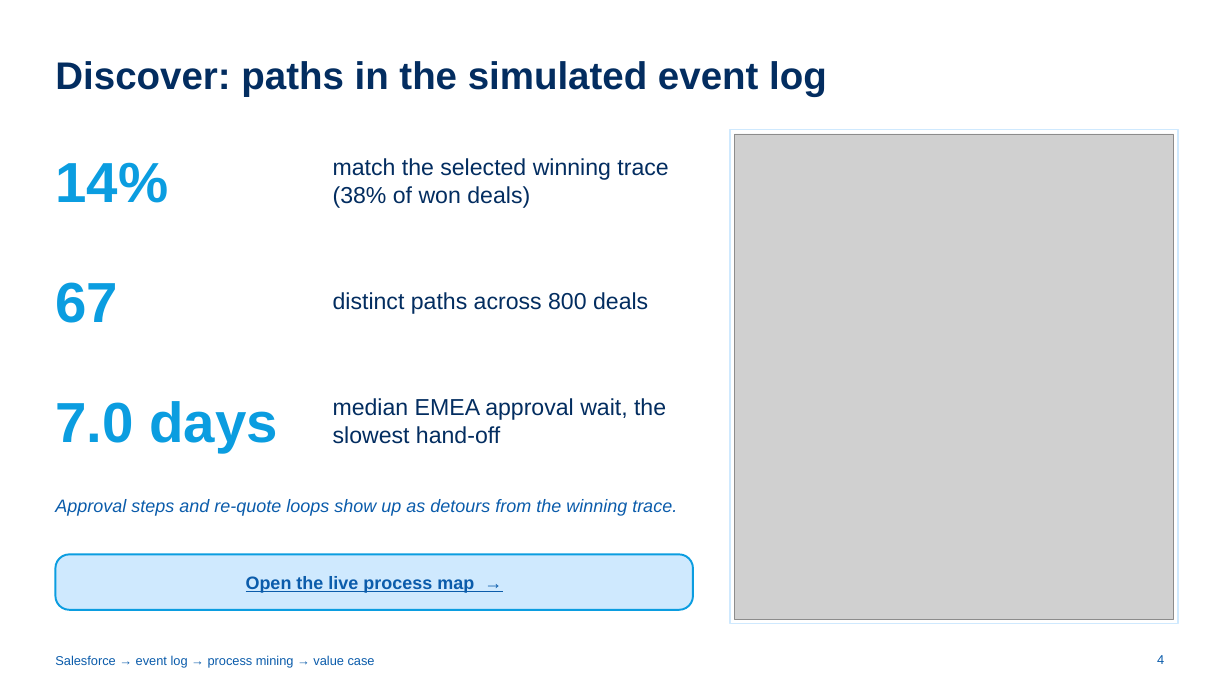
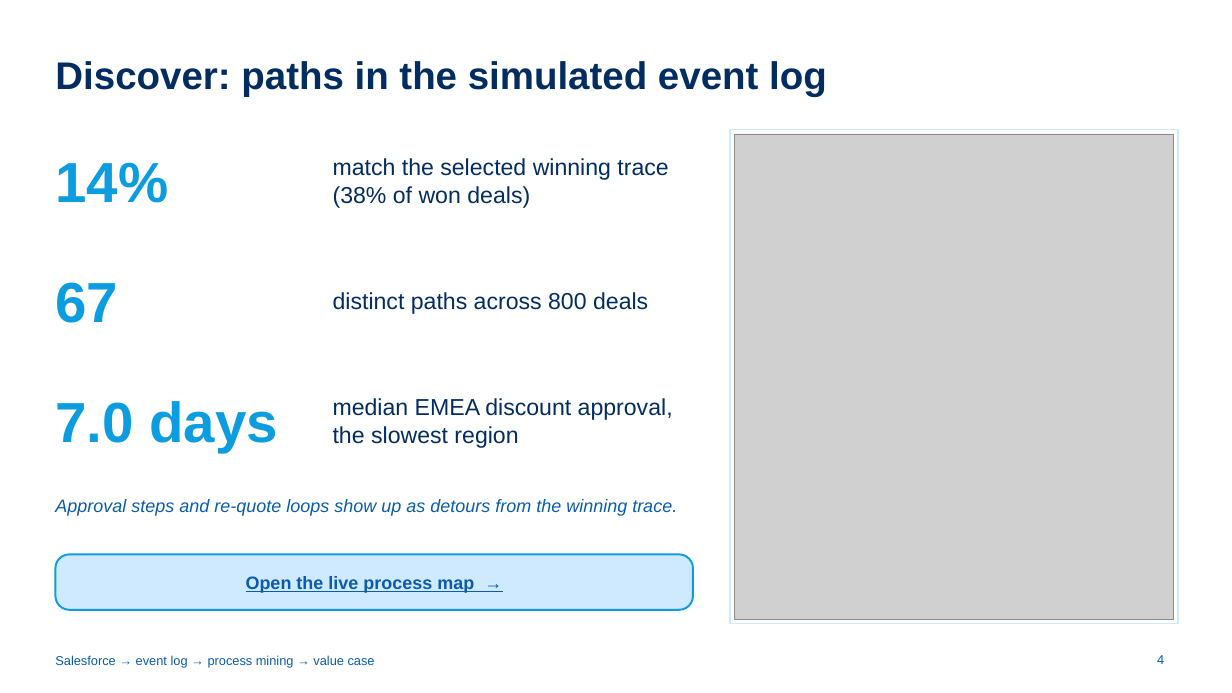
Before and after one commit to ch-lukas/salesforce-process-intelligence, a slide deck: slide 4 of deck/salesforce-process-intelligence.pptx. Drawn at 1232x693 pixels with LibreOffice and Linux fonts; fonts in the diff are those of the drawing; grey boxes stand for pictures. Boxes give left, top, right and bottom in pixels: in the first picture for what was removed or moved away, otherwise in the second. Text is boxed around its words. In the diff, an @@ line names an element or a change of style, - is before the commit and + after.

```diff
--- a/deck/salesforce-process-intelligence.pptx
+++ b/deck/salesforce-process-intelligence.pptx
@@ text at (333, 398, 673, 448): text changed @@
-median EMEA approval wait, the slowest hand-off
+median EMEA discount approval, the slowest region
```
Also in this commit, not shown: 5 other slides changed, 15 other files.
